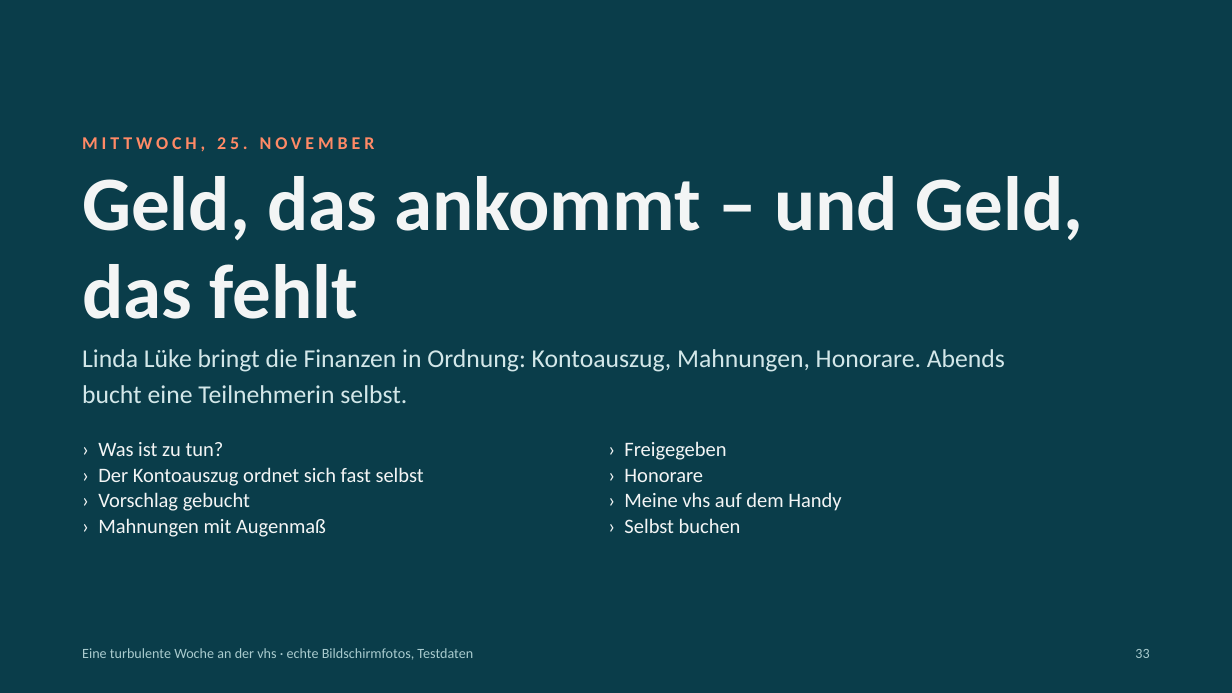
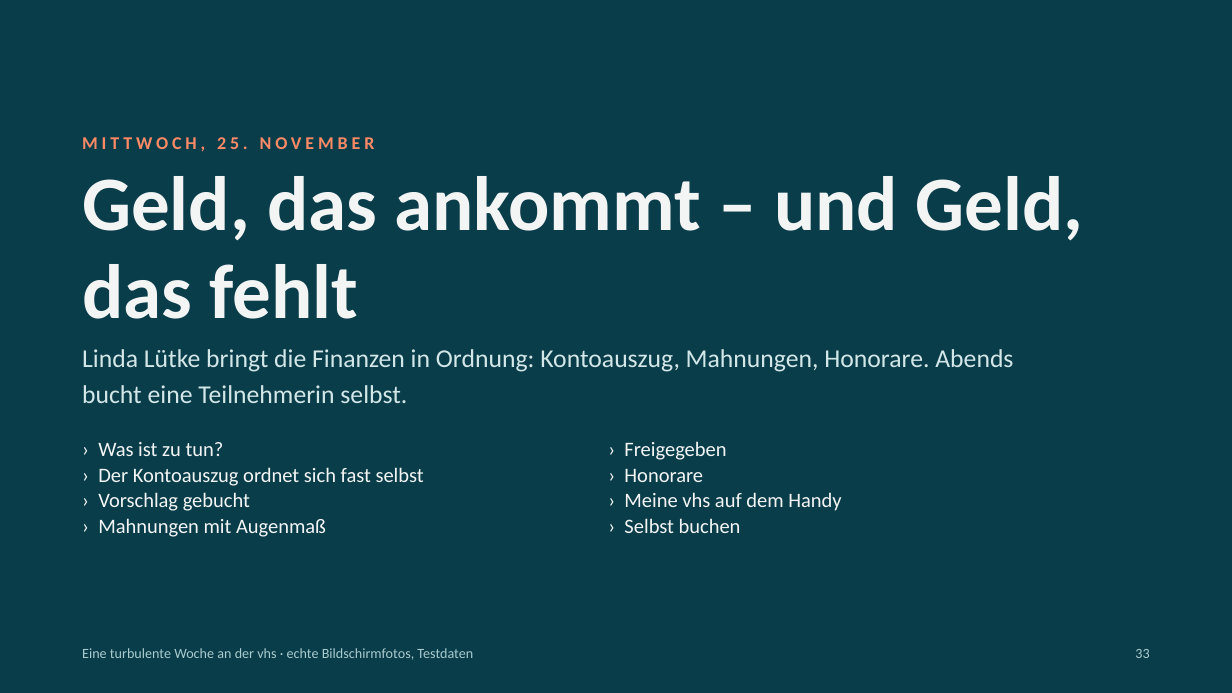
Before and after one commit to klaus-liebler/vibevhs, a slide deck: slide 33 of docs/praesentation/woche/woche.pptx. Drawn at 1232x693 pixels with LibreOffice and Linux fonts; fonts in the diff are those of the drawing. Boxes give left, top, right and bottom in pixels: in the first picture for what was removed or moved away, otherwise in the second. Text is boxed around its words. In the diff, an @@ line names an element or a change of style, - is before the commit and + after.

```diff
--- a/docs/praesentation/woche/woche.pptx
+++ b/docs/praesentation/woche/woche.pptx
@@ text at [82, 349, 1013, 403]: text changed @@
-Linda Lüke bringt die Finanzen in Ordnung: Kontoauszug, Mahnungen, Honorare. Abends bucht eine Teilnehmerin selbst.
+Linda Lütke bringt die Finanzen in Ordnung: Kontoauszug, Mahnungen, Honorare. Abends bucht eine Teilnehmerin selbst.
```
Also in this commit, not shown: 25 other slides changed, 32 other files.
